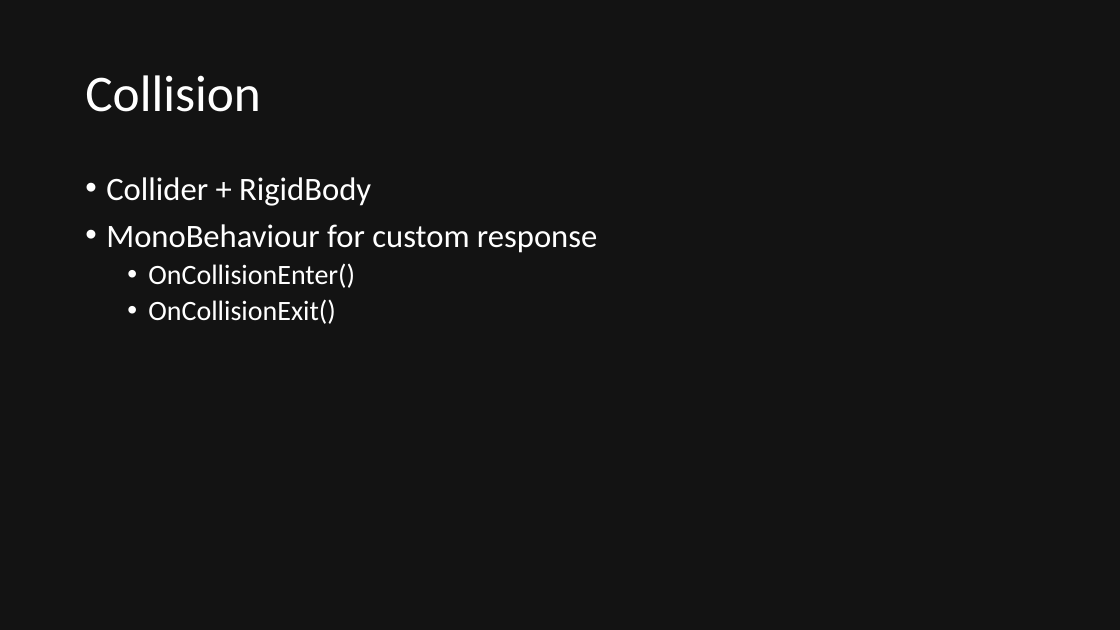
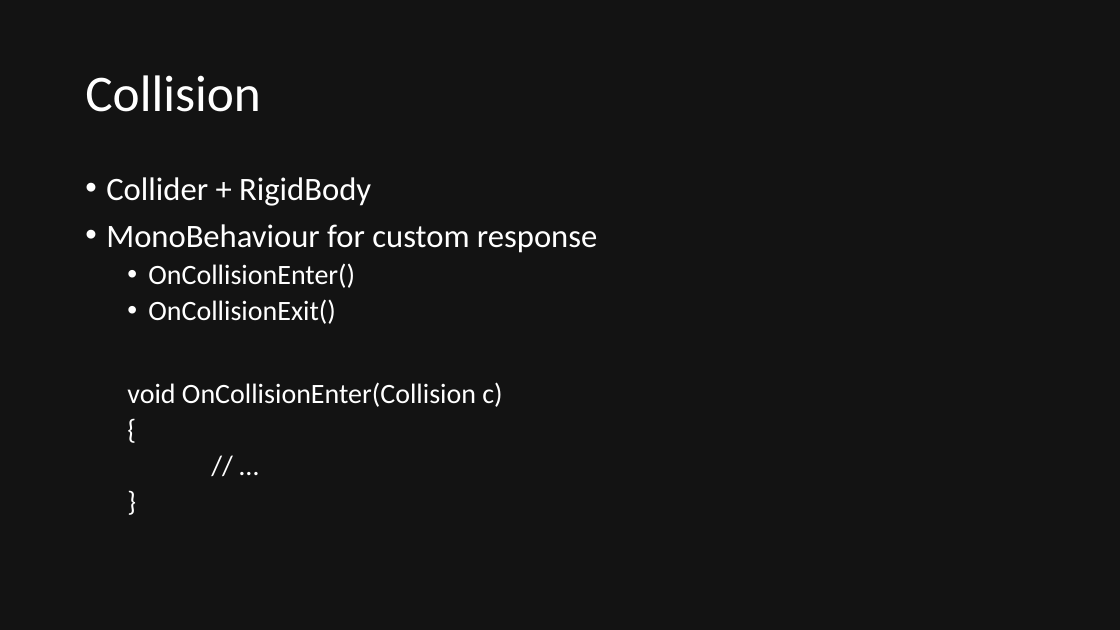
Before and after one commit to quandtm/UnitySTWorkshop, a slide deck: slide 27 of ST_Unity_101.pptx. Drawn at 1120x630 pixels with LibreOffice and Linux fonts; fonts in the diff are those of the drawing. Boxes give left, top, right and bottom in pixels: in the first picture for what was removed or moved away, otherwise in the second. Text is boxed around its words. In the diff, an @@ line names an element or a change of style, - is before the commit and + after.

```diff
--- a/ST_Unity_101.pptx
+++ b/ST_Unity_101.pptx
@@ text at [127,382,502,407]: paragraphs added @@
+  void OnCollisionEnter(Collision c)
+  {
+  // …
+  }
```
Also in this commit, not shown: 7 other slides changed, 1 other file.
